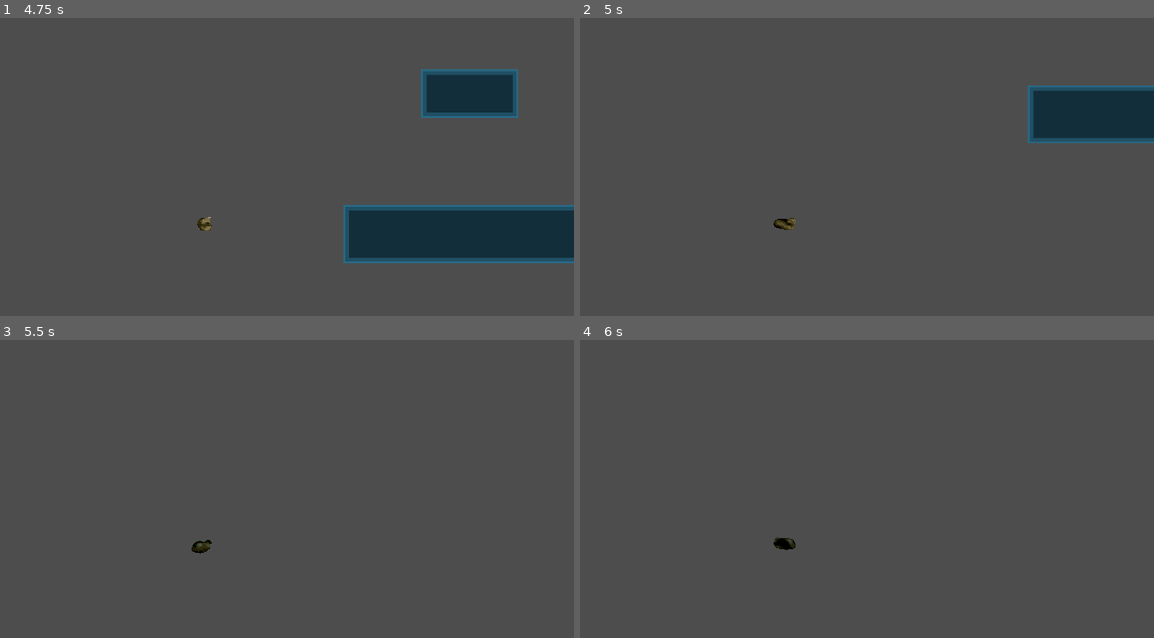
Above: before the commit, frames 1-4 (two rows, left to right).
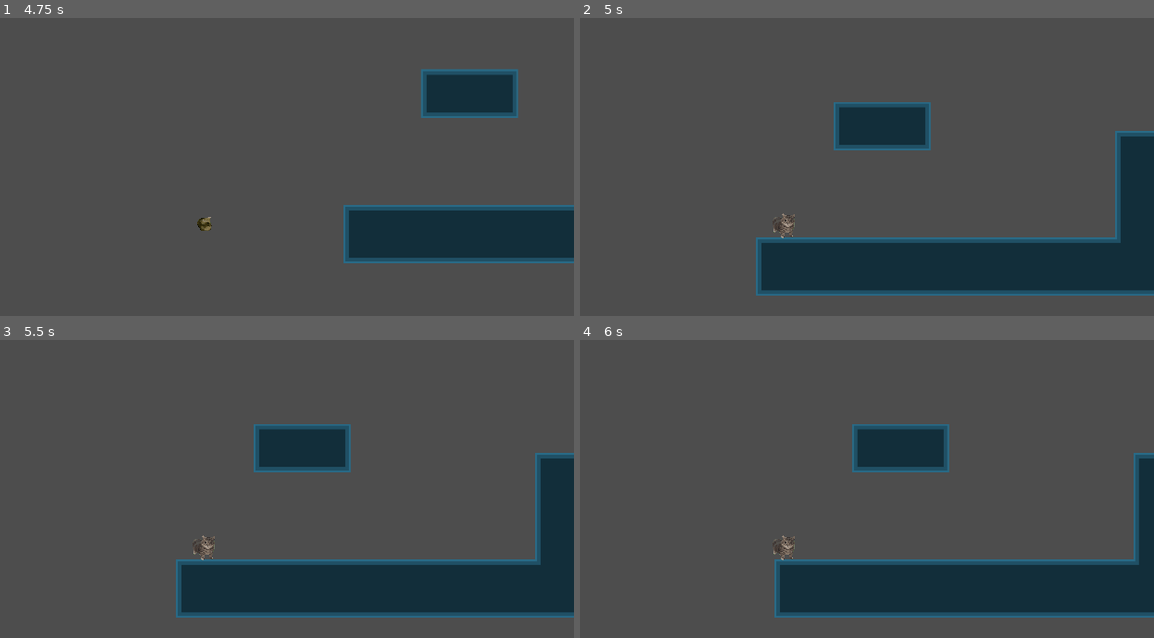
Above: after the commit, the same moments.

Repository: Inkling4/jumpy-cat
Game: Godot game, scene res://scenes/lvl_test.tscn
Same seed, same stepped clock (60 frames per second), same inputs: the game is played once before the commit and once after it. This scene is started directly instead of the project's main scene.
Inputs (mouse positions are in pixels of both pictures, inside the frame that each line leads up to):
- Up to frame 1 (4.75 s): tap Enter at 0.5, 2, 3.5 s; move the mouse to (166, 310) at 0.52 s; press the mouse at (166, 310) at 0.53 s; tap Space at 1.25, 2.75, 4.25 s; move the mouse to (424, 289) at 1.27 s; release the mouse at (424, 289) at 1.28 s; click (424, 289) at 1.35 s; move the mouse to (outside the picture) at 2.02 s; press the mouse at (outside the picture) at 2.03 s; move the mouse to (241, 226) at 2.77 s; release the mouse at (241, 226) at 2.78 s; click (241, 226) at 2.85 s; move the mouse to (91, 122) at 3.52 s; press the mouse at (91, 122) at 3.53 s; move the mouse to (367, 205) at 4.27 s; release the mouse at (367, 205) at 4.28 s; click (367, 205) at 4.35 s
- Up to frame 2 (5 s): no input
- Up to frame 3 (5.5 s): move the mouse to (57, 569) at 5.02 s; press the mouse at (57, 569) at 5.03 s
- Up to frame 4 (6 s): move the mouse to (855, 456) at 5.77 s; release the mouse at (855, 456) at 5.78 s; click (855, 456) at 5.85 s

Frame 1 is identical in both runs. In frame 2, 23% of the frame differs, in the area x 30-100%, y 22-94%; in frame 3, 19%; in frame 4, 17%.

Commit message:
implemented death

Diff:
--- a/project.godot
+++ b/project.godot
@@ -24,6 +24,11 @@
 
 project/assembly_name="JumpyCat"
 
+[global_group]
+
+SafeGround="Floor in this group is safe to respawn on."
+UnsafeGround="Floors in this group cannot be respawned on"
+
 [input]
 
 player_drag={
--- /dev/null
+++ b/scenes/death_box.tscn
@@ -0,0 +1,8 @@
+[gd_scene load_steps=2 format=3 uid="uid://d2d512noiir70"]
+
+[ext_resource type="Script" uid="uid://d1t3isisqpyqv" path="res://scripts/death_box.gd" id="1_1372o"]
+
+[node name="DeathBox" type="Area2D"]
+script = ExtResource("1_1372o")
+
+[connection signal="body_entered" from="." to="." method="_on_body_entered"]
--- a/scenes/gato.tscn
+++ b/scenes/gato.tscn
@@ -394,5 +394,10 @@
 sprite_frames = SubResource("SpriteFrames_po5vs")
 frame_progress = 0.041392997
 
+[node name="RayCast2D" type="RayCast2D" parent="CollisionShape2D"]
+position = Vector2(0.5, 15.5)
+collide_with_areas = true
+
 [node name="AudioStreamPlayer2D" type="AudioStreamPlayer2D" parent="."]
+position = Vector2(0, 15.5)
 stream = ExtResource("2_0d640")
--- a/scenes/lvl_test.tscn
+++ b/scenes/lvl_test.tscn
@@ -1,14 +1,17 @@
-[gd_scene load_steps=3 format=4 uid="uid://pius6sdxkutk"]
+[gd_scene load_steps=5 format=4 uid="uid://pius6sdxkutk"]
 
 [ext_resource type="TileSet" uid="uid://blnwyt78un0h1" path="res://tilesets/lazy_ground.tres" id="1_imya8"]
 [ext_resource type="PackedScene" uid="uid://s4er21x1mdw3" path="res://scenes/gato.tscn" id="2_b5x6v"]
+[ext_resource type="PackedScene" uid="uid://d2d512noiir70" path="res://scenes/death_box.tscn" id="3_xpfil"]
+
+[sub_resource type="WorldBoundaryShape2D" id="WorldBoundaryShape2D_xpfil"]
 
 [node name="Test" type="Node2D"]
 
 [node name="TileMapLayers" type="Node2D" parent="."]
 scale = Vector2(5, 5)
 
-[node name="Ground" type="TileMapLayer" parent="TileMapLayers"]
+[node name="Ground" type="TileMapLayer" parent="TileMapLayers" groups=["SafeGround"]]
 tile_map_data = PackedByteArray("AAD8/wAAAAAHAAcAAAD9/wAAAAAHAAcAAAD+/wAAAAAHAAcAAAD//wAAAAAHAAcAAAAAAAAAAAAHAAcAAAABAA …(7440 unchanged characters)…
 tile_set = ExtResource("1_imya8")
 
@@ -18,8 +21,14 @@
 
 [node name="Gato" parent="." instance=ExtResource("2_b5x6v")]
 position = Vector2(116, -165)
-gravity = 1600.0
 
 [node name="Camera2D" type="Camera2D" parent="Gato"]
 position = Vector2(0, 1)
 zoom = Vector2(0.315, 0.315)
+
+[node name="DeathBox" parent="." instance=ExtResource("3_xpfil")]
+
+[node name="CollisionShape2D" type="CollisionShape2D" parent="DeathBox"]
+position = Vector2(6, 741)
+scale = Vector2(6.6622853, 5.6915703)
+shape = SubResource("WorldBoundaryShape2D_xpfil")
--- a/scenes/main_menu.tscn
+++ b/scenes/main_menu.tscn
@@ -10,7 +10,7 @@
 [node name="MainMenu" type="Node2D"]
 script = ExtResource("1_bqqt6")
 
-[node name="TouchScreenButton" type="TouchScreenButton" parent="."]
+[node name="PlayButton" type="TouchScreenButton" parent="."]
 position = Vector2(-253, -255)
 scale = Vector2(1.8741629, 1.762885)
 texture_normal = ExtResource("1_ekxnf")
@@ -19,4 +19,4 @@
 
 [node name="Camera2D" type="Camera2D" parent="."]
 
-[connection signal="released" from="TouchScreenButton" to="." method="_on_play_button_released"]
+[connection signal="released" from="PlayButton" to="." method="_on_play_button_released"]
--- /dev/null
+++ b/scripts/death_box.gd
@@ -0,0 +1,19 @@
+extends Area2D
+
+
+# Called when the node enters the scene tree for the first time.
+func _ready() -> void:
+	pass # Replace with function body.
+
+
+# Called every frame. 'delta' is the elapsed time since the previous frame.
+func _process(delta: float) -> void:
+	pass
+
+
+func _on_body_entered(body: Node2D) -> void:
+	if (body is Gato):
+		# Casts to Gato
+		var _gato : Gato = body
+		# Calls the die function
+		_gato.die()
--- a/scripts/gato.gd
+++ b/scripts/gato.gd
@@ -8,6 +8,11 @@
 var is_dragging := false
 var is_draggable : bool
 
+# Last safe spot the gato has been on.
+# Acts as the place you respawn when you fall.
+var respawn_point : Vector2
+# For ground detection/safety check
+@onready var ray_cast_2d: RayCast2D = $CollisionShape2D/RayCast2D
 
 # Gravity modifier
 @export var gravity : float = 1600
@@ -63,11 +68,44 @@
 		_direction.y = _direction.y / drag_length
 		# Applies direction
 		drag_direction = _direction
+
+	# Updates respawn point
+	if (is_on_floor() and is_floor_safe()):
+		respawn_point = position
+
 	move_and_slide()
-
 
 	if (is_on_floor()):
 		velocity.x = move_toward(velocity.x, 0, delta * friction)
+
+## Returns whether the current floor you're standing on is safe or not.
+## If midair, returns false.
+func is_floor_safe() -> bool:
+	if (!is_on_floor()):
+		# If in midair, of course the ground isn't safe, dummy.
+		return false
+	var _object_below : Object = ray_cast_2d.get_collider()
+
+	if (!_object_below):
+		print ("Current ground is null.")
+		return false
+
+	# If it's a tilemaplayer, the floor is safe :D
+	if (_object_below.is_in_group("SafeGround")):
+		# Ground safe!
+		return true
+	elif (_object_below.is_in_group("UnsafeGround")):
+		# Ground is not safe :C
+		return false
+	else:
+		print("Current floor not in group SafeGround or UnsafeGround. Defaults to Unsafe.")
+		return false
+
+
+func die() -> void:
+	print("You are dead. Not big surprise.")
+	position = respawn_point
+	pass
 
 func _input(event: InputEvent) -> void:
 	if (is_draggable):
Not shown, added: scripts/death_box.gd.uid
